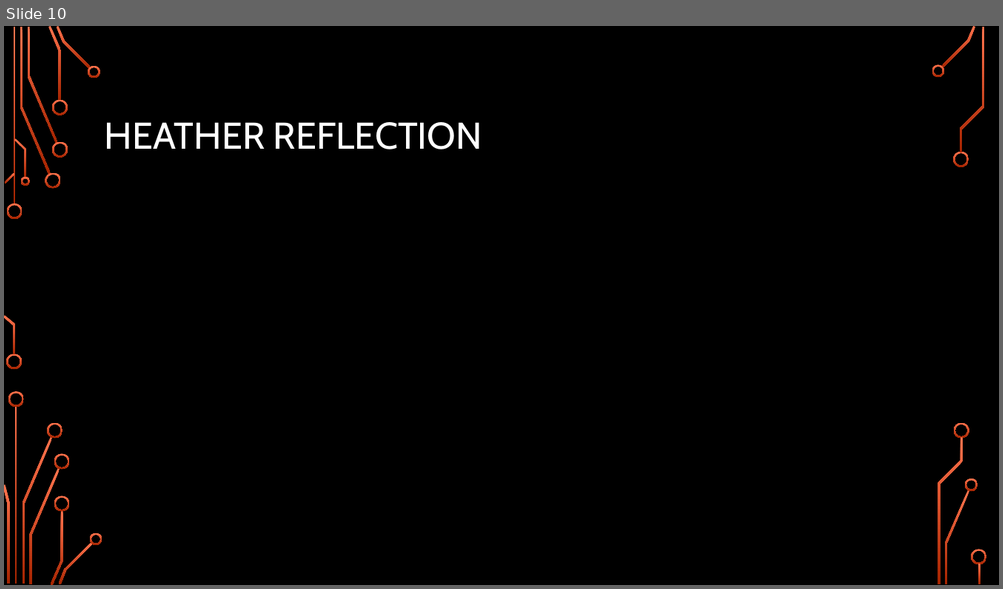
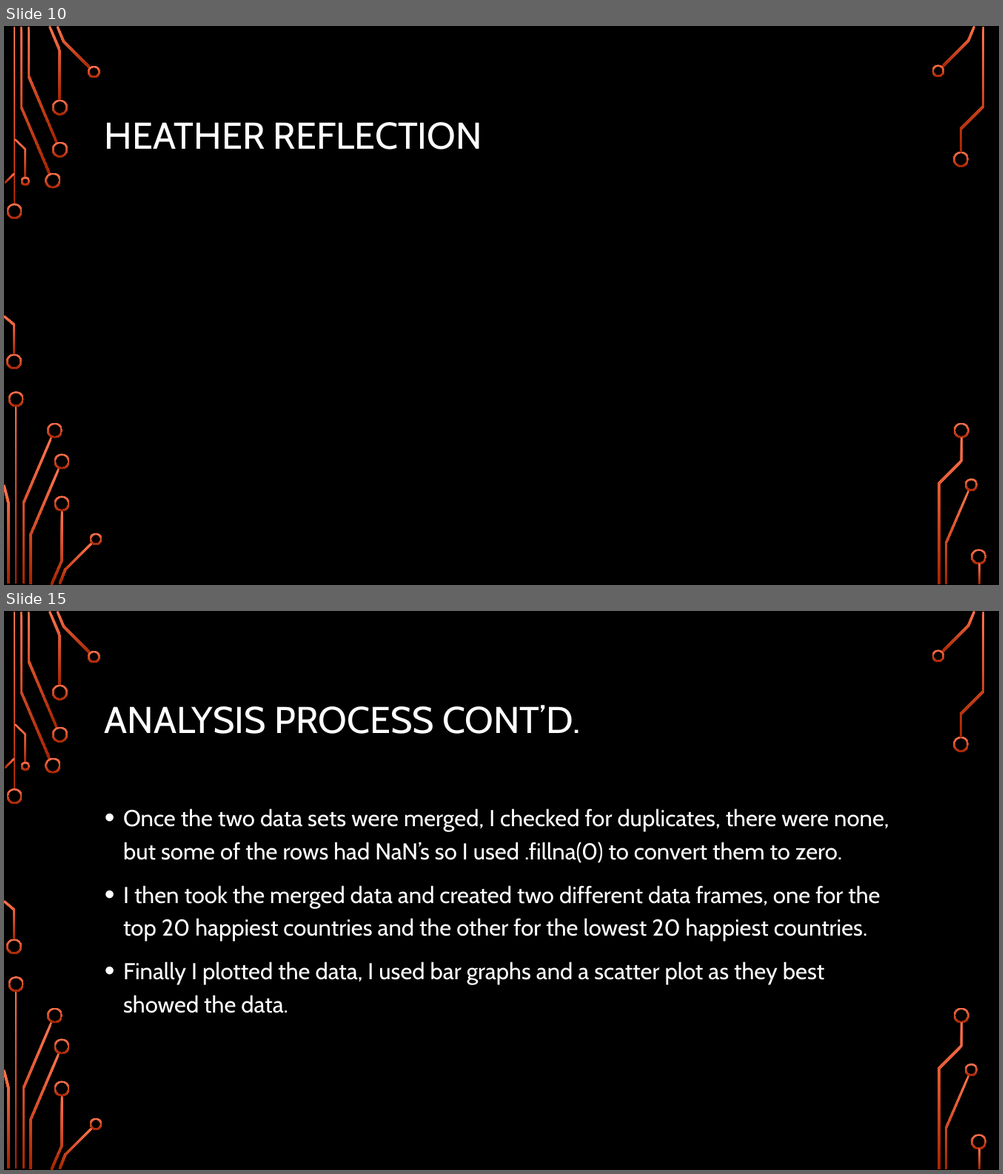
Before and after one commit to HBarker74582/Hap-Py, a slide deck: The Dimensions of Happiness.pptx. Shown one above the other, each under a label of ours: slide 10 before the commit, slides 10 and 15 after it; the slides between them are not shown. The pictures are 1003x589 and 1003x1174 pixels, drawn with LibreOffice and Linux fonts; fonts in the diff are those of the drawing; background and template pictures are left out. Boxes give left, top, right and bottom in pixels: in the first picture for what was removed or moved away, otherwise in the second. Text is boxed around its words. In the diff, an @@ line names an element or a change of style, - is before the commit and + after.

```diff
--- a/The Dimensions of Happiness.pptx
+++ b/The Dimensions of Happiness.pptx
@@ slide 15 added at (x1=4, y1=611, x2=999, y2=1170), background picture (left out); not listed: 36 template elements that a slide beside it also shows @@
@@ title added at (x1=105, y1=705, x2=580, y2=734), 36 pt, text #FFFFFF @@
+ANALYSIS PROCESS CONT’D.
@@ text added at (x1=123, y1=809, x2=888, y2=1014), 22.2 pt, text #FFFFFF @@
+• Once the two data sets were merged, I checked for duplicates, there were none, but some of the rows had NaN’s so I used .fillna(0) to convert them to zero.
+• I then took the merged data and created two different data frames, one for the top 20 happiest countries and the other for the lowest 20 happiest countries.
+• Finally I plotted the data, I used bar graphs and a scatter plot as they best showed the data.
```
Also in this commit, not shown: 10 other slides added, 4 other files.
